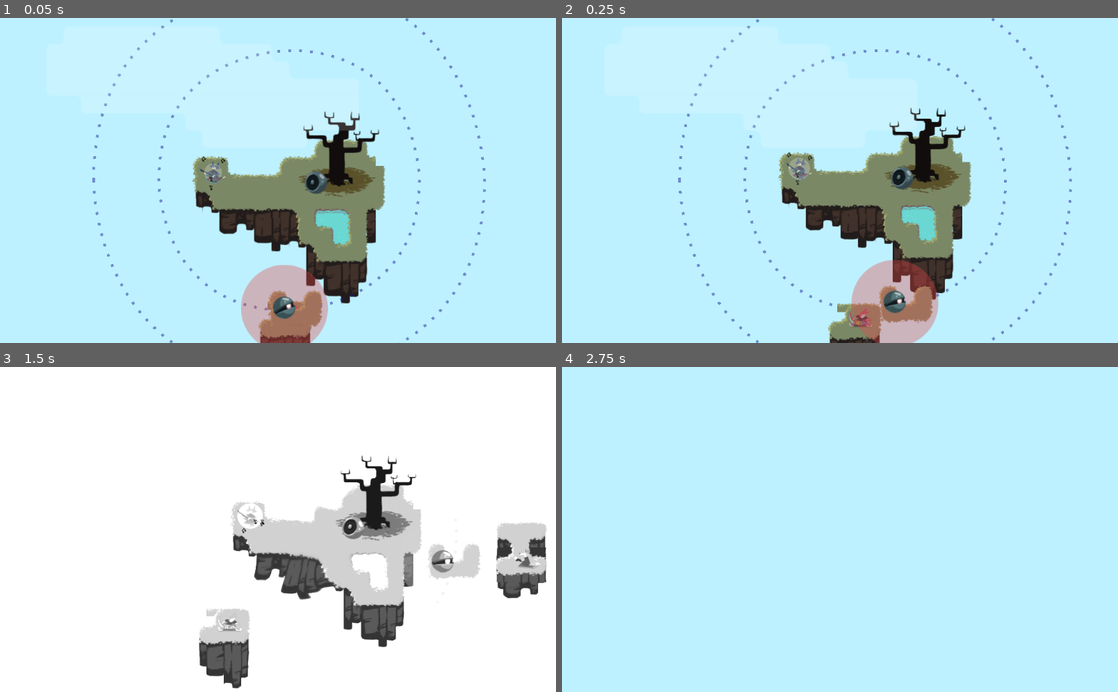
Above: before the commit, frames 1-4 (two rows, left to right).
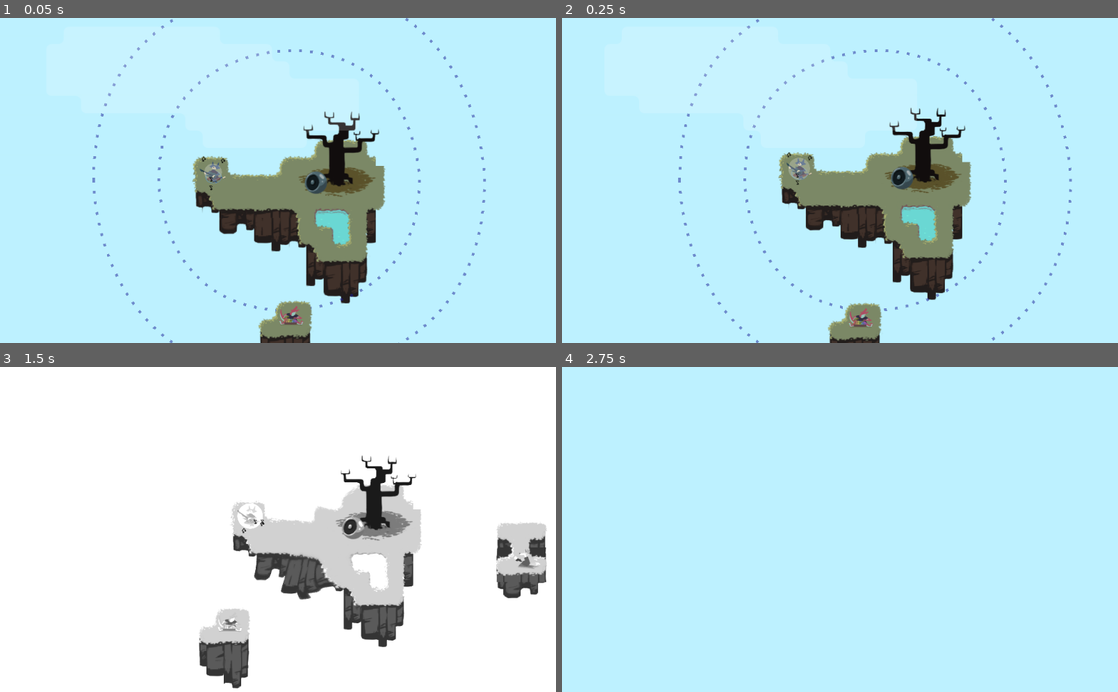
Above: after the commit, the same moments.

Repository: uspgamedev/skyjammers
Game: Godot game, scene res://stages/stage04.tscn
Two runs of this game, one before a commit and one after it. Both use one fixed random seed, a clock stepped at 60 frames per second and the inputs below. This scene is started directly instead of the project's main scene. Sound files missing from this copy of the repository are replaced by a short silence.
Inputs:
- Up to frame 1 (0.05 s): no input
- Up to frame 2 (0.25 s): no input
- Up to frame 3 (1.5 s): hold Space (action_play) 0.53-1.28 s; tap Space (action_play) at 1.35 s
- Up to frame 4 (2.75 s): hold Space (action_play) from 2.03 s (still down)

The runs differ from the first frame. In frame 1, 3.1% of the frame differs, in the area x 43-59%, y 76-100%; in frame 2, 3.3%, in the area x 49-68%, y 74-100%; in frame 3, 0.9%; in frame 4, nothing differs.
Error in both runs: Invalid call. Nonexistent function 'instance' in base 'Nil'. (res://progress/progress.gd:32)

Commit message:
minor fixes to st 4

Diff:
--- a/game/stages/stage04.tscn
+++ b/game/stages/stage04.tscn
@@ -59,7 +59,6 @@
 
 [node name="Path2D" parent="Instruments" index="1" instance=ExtResource( 6 )]
 
-editor/display_folded = true
 curve = SubResource( 1 )
 cyclic = true
 speed = 0.1
@@ -78,7 +77,7 @@
 
 [node name="Under2" parent="Instruments/Path2D/PathFollow2D/Island" index="1"]
 
-tile_data = PoolIntArray( -1, 29, 0 )
+tile_data = PoolIntArray( -1, 72, 0 )
 
 [node name="Xylophone" parent="Instruments/Path2D/PathFollow2D/Island" index="2" instance=ExtResource( 7 )]
 
@@ -87,6 +86,7 @@
 
 [node name="PathFollow2D2" parent="Instruments/Path2D" index="1" instance=ExtResource( 8 )]
 
+visible = false
 position = Vector2( 0, 480 )
 v_offset = 240.0
 speed = -0.15
@@ -94,7 +94,7 @@
 
 [node name="Island" parent="Instruments/Path2D/PathFollow2D2" index="0" instance=ExtResource( 2 )]
 
-tile_data = PoolIntArray( -524290, 0, 0, -524289, 3, 0, -589824, 0, 0, -589823, 3, 0, -458754, 4, 0, -458753, 28, 0, -524288, 31, 0, -524287, 7, 0, -393218, 12, 0, -393217, 13, 0, -458752, 14, 0, -458751, 15, 0 )
+tile_data = PoolIntArray( -524290, 72, 0, -524289, 72, 0, -589824, 72, 0, -589823, 72, 0, -458754, 72, 0, -458753, 72, 0, -524288, 72, 0, -524287, 72, 0, -524286, 72, 0, -524285, 72, 0, -524284, 72, 0, -393218, 72, 0, -393217, 72, 0, -458752, 72, 0, -458751, 72, 0, -458749, 72, 0, -458748, 72, 0 )
 
 [node name="Sentinel" parent="Instruments/Path2D/PathFollow2D2/Island" index="0" instance=ExtResource( 9 )]
 
